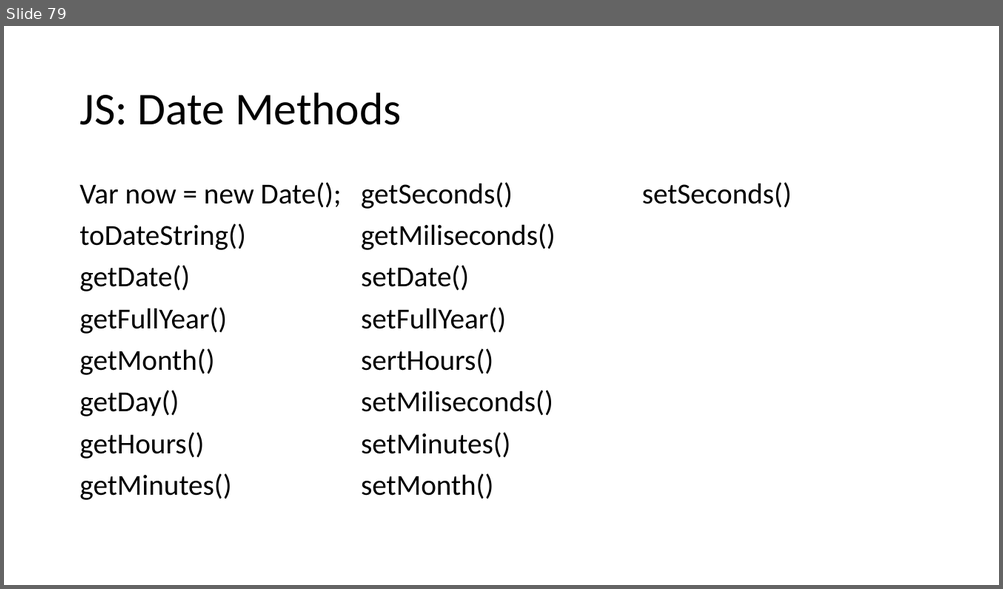
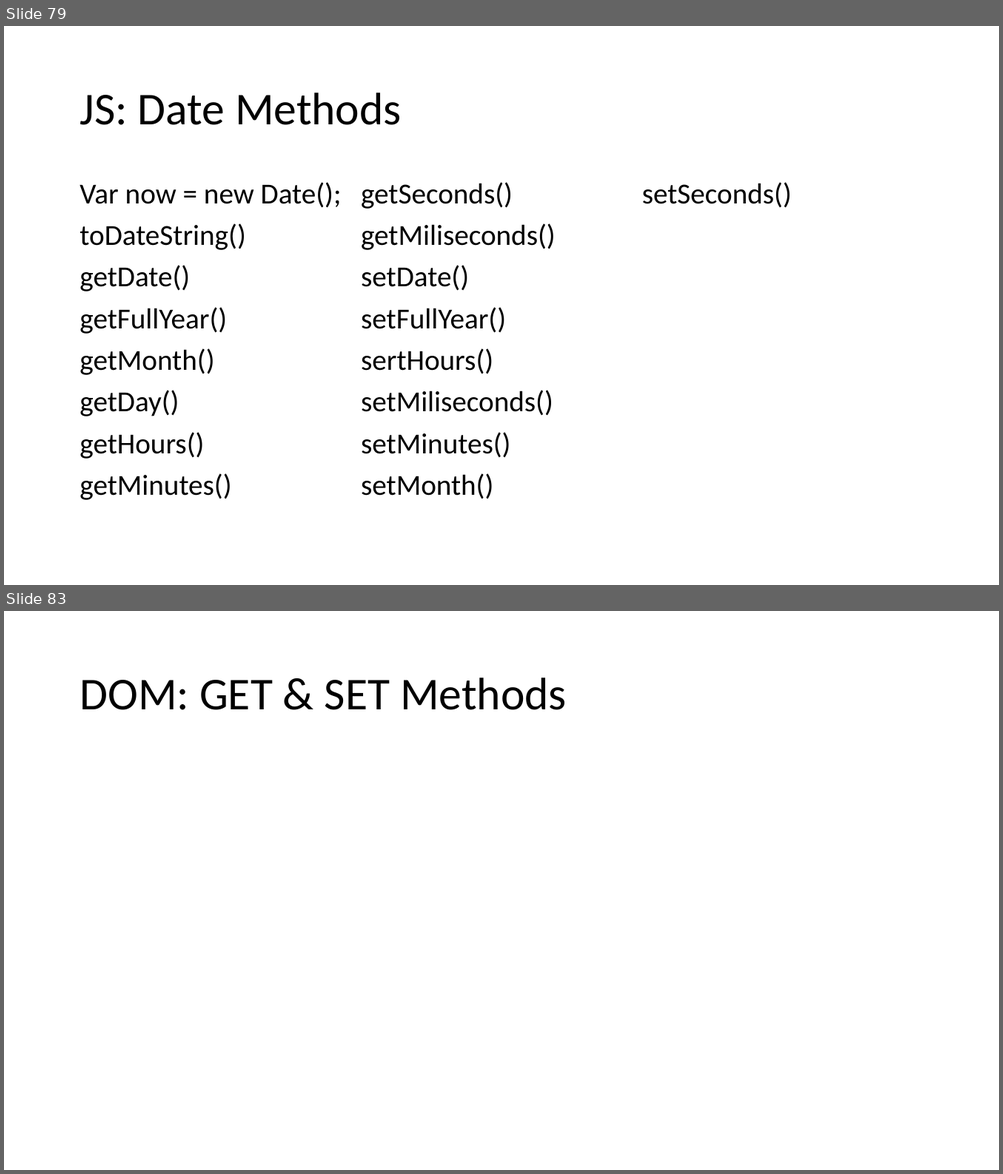
Before and after one commit to PiyushChaturvedii/Batch04, a slide deck: JavaScript.pptx. Shown one above the other, each under a label of ours: slide 79 before the commit, slides 79 and 83 after it; the slides between them are not shown. The pictures are 1003x589 and 1003x1174 pixels, drawn with LibreOffice and Linux fonts; fonts in the diff are those of the drawing. Boxes give left, top, right and bottom in pixels: in the first picture for what was removed or moved away, otherwise in the second. Text is boxed around its words. In the diff, an @@ line names an element or a change of style, - is before the commit and + after.

```diff
--- a/JavaScript.pptx
+++ b/JavaScript.pptx
@@ slide 83 added at <box>4,611,999,1170</box>, background #FFFFFF @@
@@ title added at <box>79,678,566,710</box>, 44 pt, text #000000 @@
+DOM: GET & SET Methods
```
Also in this commit, not shown: 1 slide changed, 4 other slides added, 2 other files.
